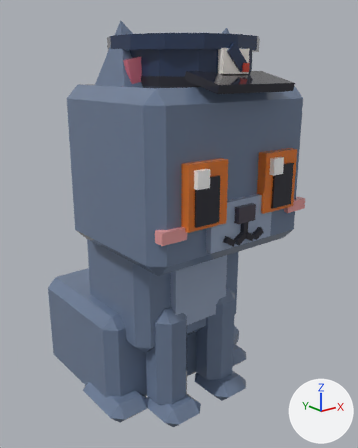
Renders of the glTF model assets/cat-cafe/exports/CatCafe_Cat_Postie_Sit.glb from each side of a commit.
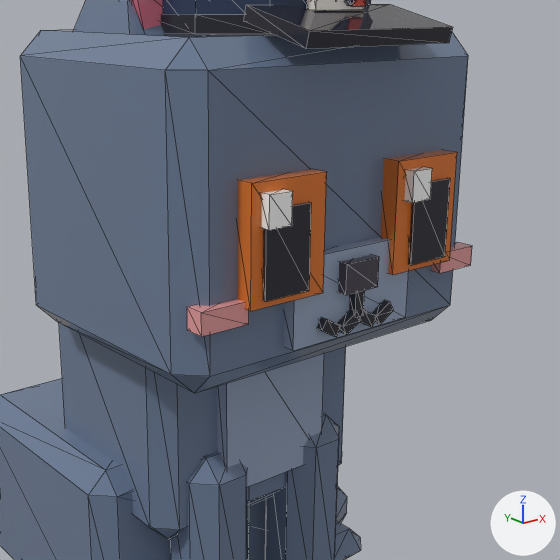
There are two pictures of each version: one whole from a camera (50 mm lens) standing at (-1.458, -2.001, 1.663) and looking at (0.082, -0.076, 0.893), one close up on the part from 16% to 98% of the width and 15% to 81% of the height. The axes (+X, +Y, +Z) are drawn at lower right. The lights are the same throughout. The last two pictures show the newer version. The close-ups show mesh edges as thin lines.

Names of what the first close-up shows: 'CatCafe_Cat_Postie_Sit_Body', 'CatCafe_Cat_Postie_Sit_EarR', 'CatCafe_Cat_Postie_Sit_Eye1', 'CatCafe_Cat_Postie_Sit_Eye2', 'CatCafe_Cat_Postie_Sit_Head', 'CatCafe_Cat_Postie_Sit_LegF1', 'CatCafe_Cat_Postie_Sit_LegF2', 'CatCafe_Cat_Postie_Sit_Prop' and 1 more.
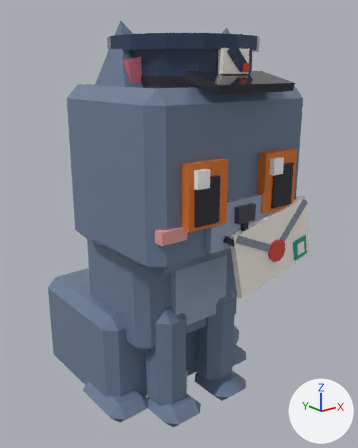
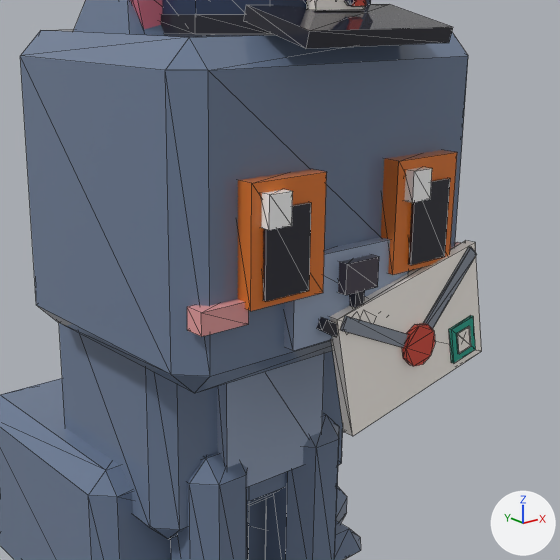
Scene script edits in JSON lines:
```json
{"op": "add", "block": "me_catcafe_cat_postie_sit_prop2", "code": ["me_catcafe_cat_postie_sit_prop2 = bpy.data.meshes.new('CatCafe_Cat_Postie_Sit_Prop2')", "me_catcafe_cat_postie_sit_prop2.from_pydata(...)  # 60 vertices, 96 faces; spans x -0.074..0.454, y -0.551..-0.508, z -0.265..0.132", "me_catcafe_cat_postie_sit_prop2.materials.append(mat_catcafe_palette)"]}
{"op": "add", "block": "ob_catcafe_cat_postie_sit_prop2", "code": ["ob_catcafe_cat_postie_sit_prop2 = bpy.data.objects.new('CatCafe_Cat_Postie_Sit_Prop2', me_catcafe_cat_postie_sit_prop2)", "ob_catcafe_cat_postie_sit_prop2.location = (0.0, -0.095, 0.969)"]}
```

What differs and where, as boxes [x1, y1, x2, y2] in the close-ups (560 x 560 px):
```json
{"object": "CatCafe_Cat_Postie_Sit_Prop2", "change": "added", "after": [330, 240, 482, 436]}
```
